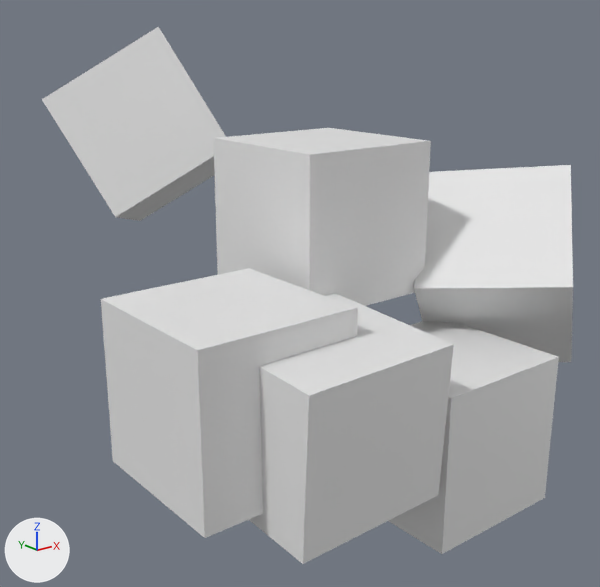
An edit to the Blender file labPBR.blend, drawn before and after from the same camera.
Rendered twice from a 50 mm lens placed at (-7.45, -8.49, 3.07), pointed at (-0.06, 0.75, -0.63). The axes (+X, +Y, +Z) are drawn at lower left. The lights are the same throughout. Materials are left out; every surface is plain grey.
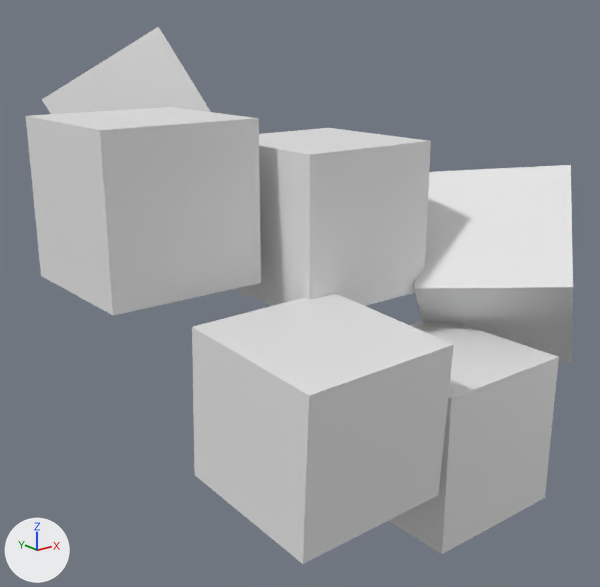
Location of each change, [x1, y1, x2, y2] in pixels of the pictures (600 x 587 px):
'Cube.001', moved
    before: [101, 268, 358, 538]
    after: [26, 107, 261, 316]
'Cube.003', unchanged, covered by the edit
    before: [42, 27, 226, 221]
    after: [42, 27, 211, 114]

What changed in the scene script:
```text
Change ob_cube_001:
    ob_cube_001.location: (-2.7, -1.29, -0.72) -> (-2.66, 0.51, 1.13)
```
